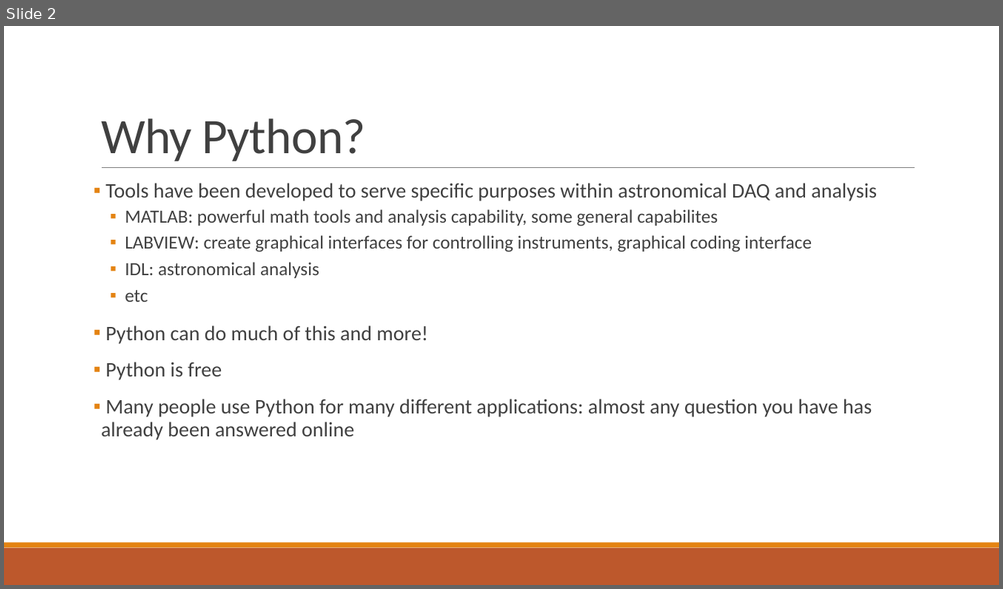
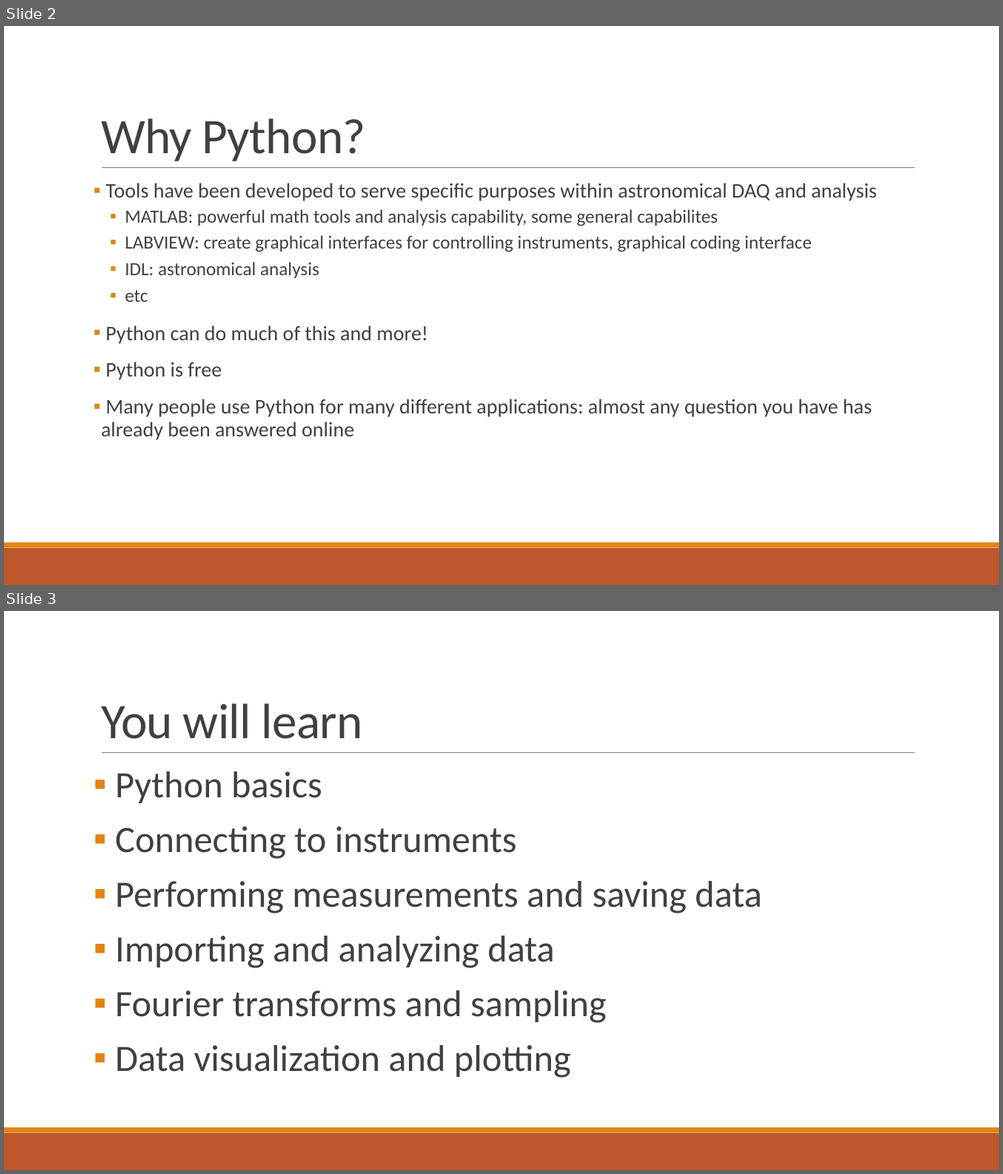
Before and after one commit to loganfoote/sagi, a slide deck: lessons/instrument_control/lesson1/lesson1.pptx. Shown one above the other, each under a label of ours: slide 2 before the commit, slides 2 and 3 after it. The pictures are 1003x589 and 1003x1174 pixels, drawn with LibreOffice and Linux fonts; fonts in the diff are those of the drawing. Boxes give left, top, right and bottom in pixels: in the first picture for what was removed or moved away, otherwise in the second. Text is boxed around its words. In the diff, an @@ line names an element or a change of style, - is before the commit and + after.

```diff
--- a/lessons/instrument_control/lesson1/lesson1.pptx
+++ b/lessons/instrument_control/lesson1/lesson1.pptx
@@ slide 3 added at [4,611,999,1170], background #FFFFFF; not listed: 3 template elements that a slide beside it also shows @@
@@ title added at [101,703,363,739], 48 pt, text #404040 @@
+You will learn
@@ text added at [115,772,762,1078], 36 pt, text #404040 @@
+▪ Python basics
+▪ Connecting to instruments
+▪ Performing measurements and saving data
+▪ Importing and analyzing data
+▪ Fourier transforms and sampling
+▪ Data visualization and plotting
```
Also in this commit, not shown: 2 slides changed, 38 other files.
